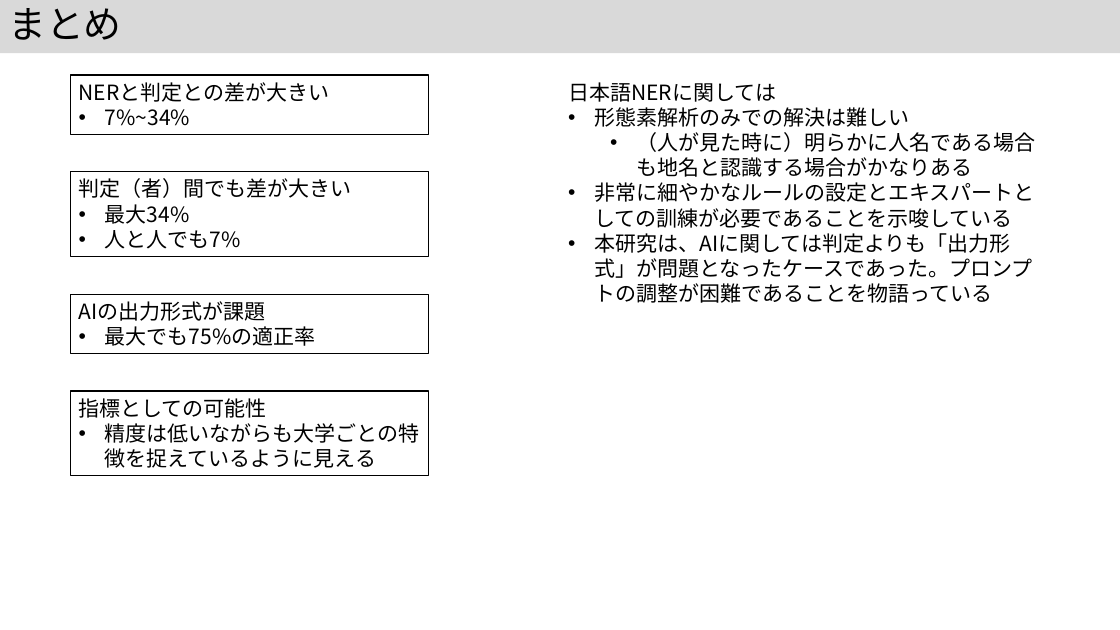
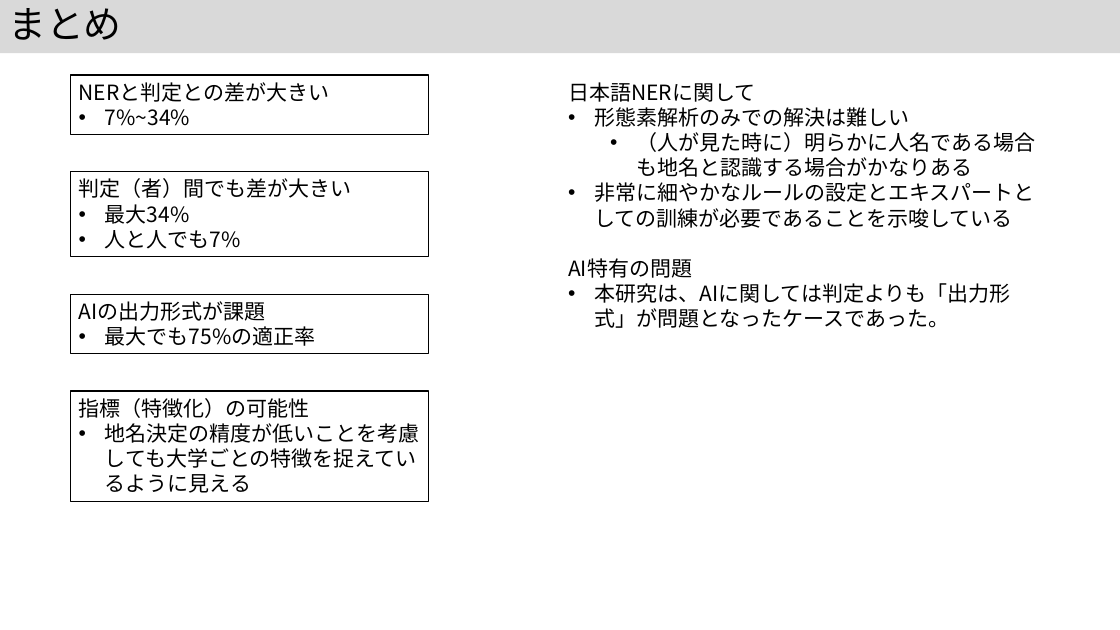
Before and after one commit to kouamano/nihongo-region-name-extract, a slide deck: slide 18 of jsik2026taikai.pptx. Drawn at 1120x630 pixels with LibreOffice and Linux fonts; fonts in the diff are those of the drawing. Boxes give left, top, right and bottom in pixels: in the first picture for what was removed or moved away, otherwise in the second. Text is boxed around its words. In the diff, an @@ line names an element or a change of style, - is before the commit and + after.

```diff
--- a/jsik2026taikai.pptx
+++ b/jsik2026taikai.pptx
@@ text at (x1=568, y1=82, x2=755, y2=102): text changed @@
-日本語NERに関しては
+日本語NERに関して
@@ text at (x1=568, y1=258, x2=1010, y2=328): text changed @@
-• 本研究は、AIに関しては判定よりも「出力形式」が問題となったケースであった。プロンプトの調整が困難であることを物語っている
+AI特有の問題
+• 本研究は、AIに関しては判定よりも「出力形式」が問題となったケースであった。
@@ rectangle "指標（特徴化）の可能性" resized from (x1=71, y1=391, x2=429, y2=476) to (x1=71, y1=391, x2=429, y2=501) @@
@@ text in rectangle at (x1=79, y1=398, x2=420, y2=493): text changed @@
-指標としての可能性
-• 精度は低いながらも大学ごとの特徴を捉えているように見える
+指標（特徴化）の可能性
+• 地名決定の精度が低いことを考慮しても大学ごとの特徴を捉えているように見える
```
Also in this commit, not shown: 6 other slides changed.
